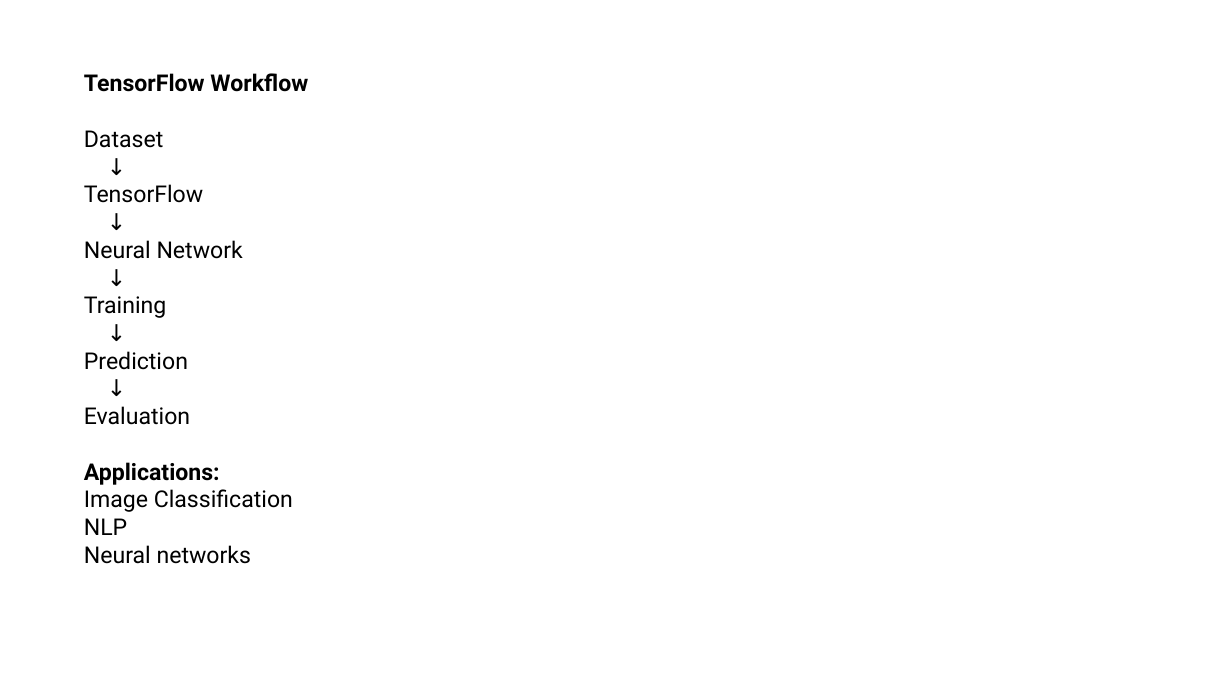
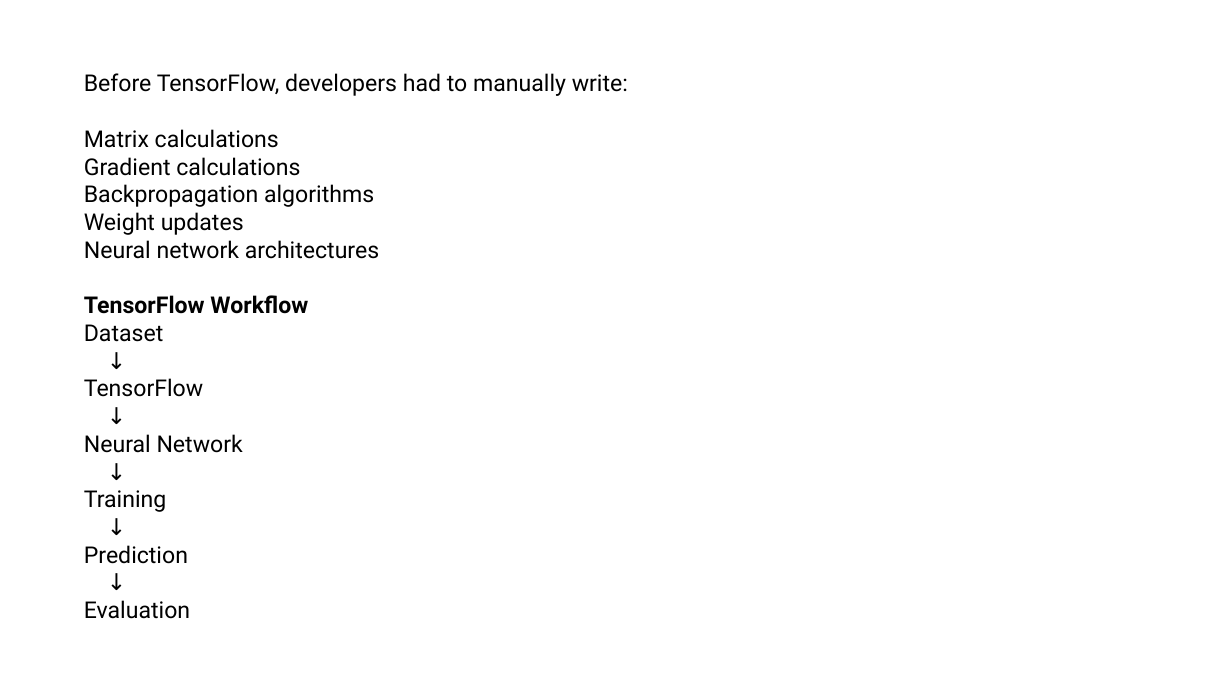
Before and after one commit to srilekhachundu/office_files, a slide deck: slide 19 of Library.pptx. Drawn at 1232x693 pixels with LibreOffice and Linux fonts; fonts in the diff are those of the drawing. Boxes give left, top, right and bottom in pixels: in the first picture for what was removed or moved away, otherwise in the second. Text is boxed around its words. In the diff, an @@ line names an element or a change of style, - is before the commit and + after.

```diff
--- a/Library.pptx
+++ b/Library.pptx
@@ text at [84, 73, 628, 259]: paragraphs added @@
+Before TensorFlow, developers had to manually write:
+Matrix calculations
+Gradient calculations
+Backpropagation algorithms
+Weight updates
+Neural network architectures
@@ text at [84, 462, 293, 564]: paragraphs removed @@
-Applications:
-Image Classification
-NLP
-Neural networks
```
Also in this commit, not shown: 7 other slides changed.
